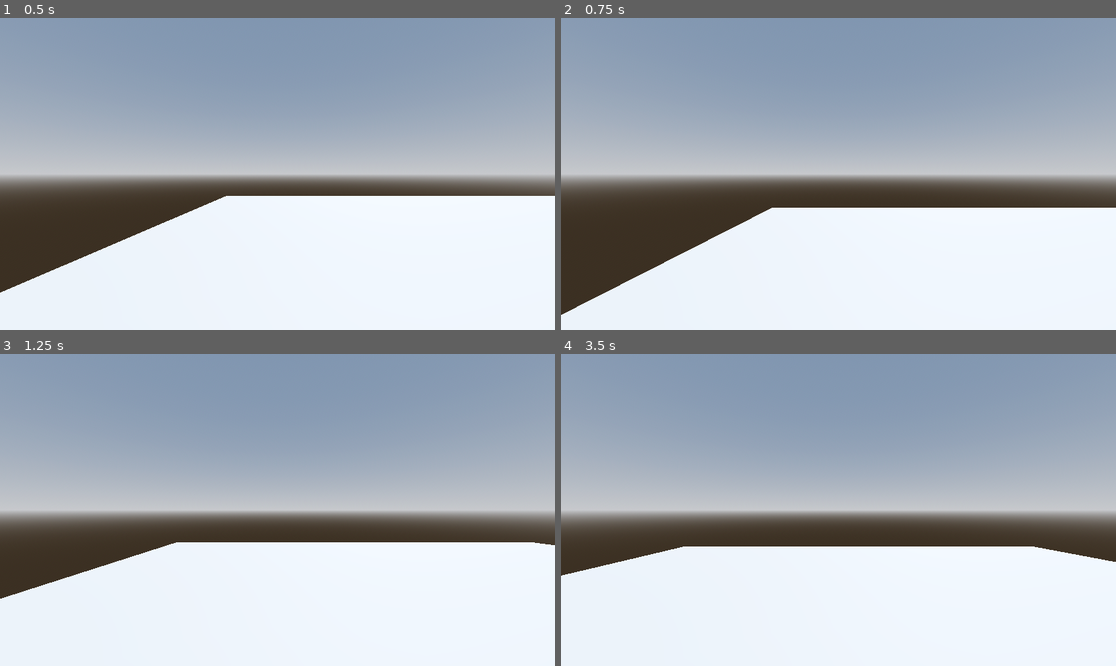
Above: before the commit, frames 1-4 (two rows, left to right).
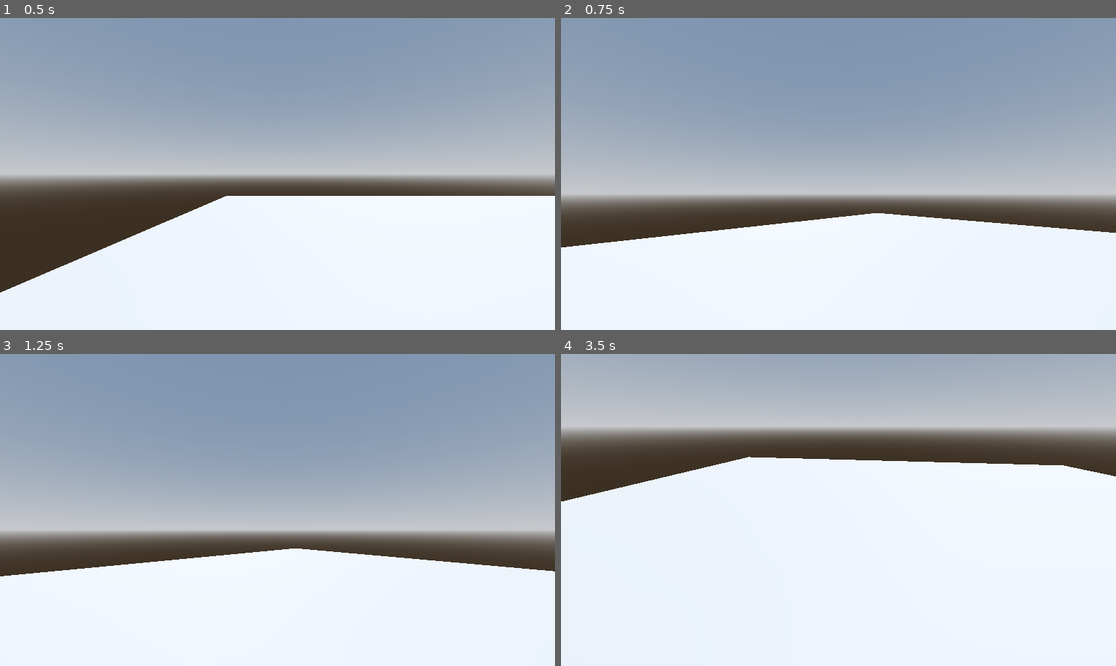
Above: after the commit, the same moments.

Repository: CrispyMD/Escape-The-Establishment
Game: Godot game, scene res://scenes/main_level.tscn
Two runs of this game, one before a commit and one after it. Both use one fixed random seed, a clock stepped at 60 frames per second and the inputs below.
Inputs (mouse positions are in pixels of both pictures, inside the frame that each line leads up to):
- Up to frame 1 (0.5 s): no input
- Up to frame 2 (0.75 s): tap Enter (ui_accept) at 0.5 s; move the mouse to (960, 158) at 0.52 s; hold D (right) from 0.53 s (still down)
- Up to frame 3 (1.25 s): keep holding D (right); tap Enter (ui_accept) at 0.77 s
- Up to frame 4 (3.5 s): move the mouse to (727, 525) at 1.27 s; release D (right) at 1.28 s; hold S (backward) 1.28-2.03 s; tap Enter (ui_accept) at 1.52, 3.02 s; move the mouse to (894, 441) at 2.02 s; hold D (right) 2.03-2.78 s; move the mouse to (810, 572) at 2.77 s; hold W (forward) from 2.78 s (still down)

Frame 1 is identical in both runs. In frame 2, 17% of the frame differs, in the area x 0-100%, y 50-96%; in frame 3, 15%; in frame 4, 62%, in the area x 0-100%, y 0-72%.

Commit message:
Player is now able to look around (at first person)

Diff:
--- a/Escape The Establishment/scenes/character_script.gd
+++ b/Escape The Establishment/scenes/character_script.gd
@@ -3,7 +3,26 @@
 const gravity = 9.8
 const SPEED = 5.0
 const JUMP_VELOCITY = 4.5
+const SENSITIVITY = 0.003
 @onready var head = $Head
+@onready var camera = $Head/Camera3D
+
+
+func _ready():
+	self.rotation = Vector3.ZERO
+	Input.mouse_mode = Input.MOUSE_MODE_CAPTURED
+
+
+
+func _unhandled_input(event):
+	if event.is_action_pressed("ui_cancel"):
+		get_tree().quit()
+	elif event is InputEventMouseMotion:
+		head.rotate_y(-event.relative.x * SENSITIVITY)
+		camera.rotate_x(-event.relative.y * SENSITIVITY)
+		camera.rotation.x = clamp(camera.rotation.x, -PI / 2, PI / 2)
+
+
 
 func _physics_process(delta):
 	if not is_on_floor():
